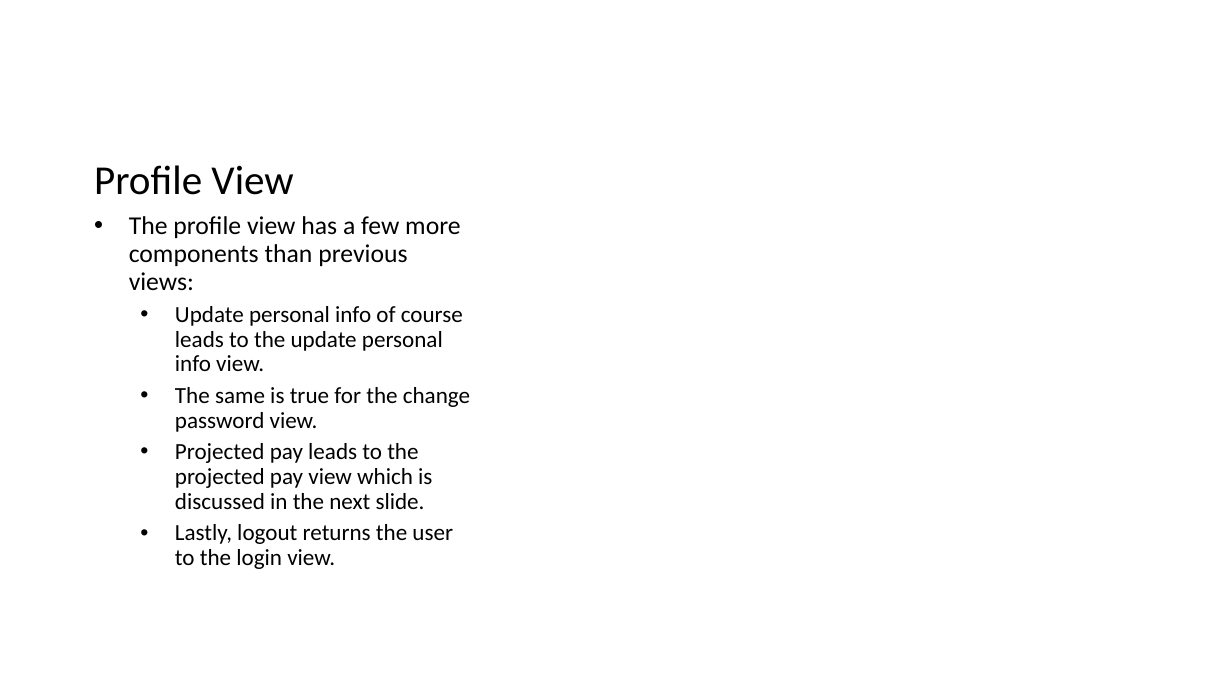
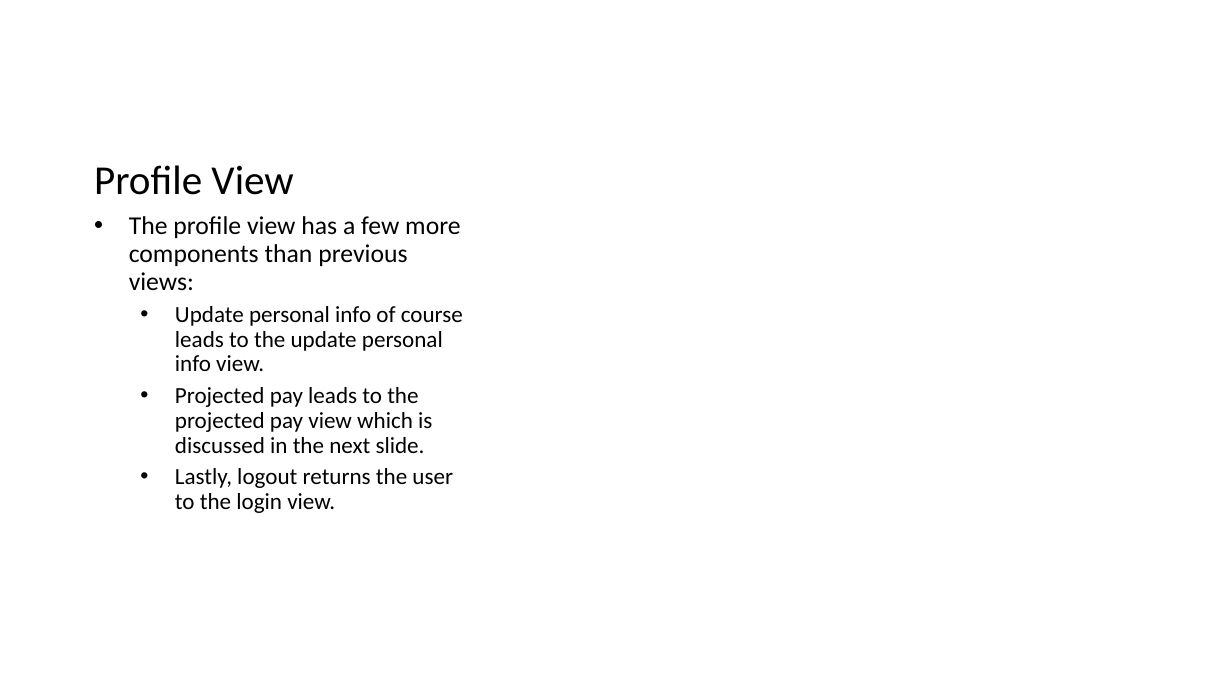
Before and after one commit to katiekalthoff/CupOJava, a slide deck: slide 7 of Apps final ppt.pptx. Drawn at 1232x693 pixels with LibreOffice and Linux fonts; fonts in the diff are those of the drawing. Boxes give left, top, right and bottom in pixels: in the first picture for what was removed or moved away, otherwise in the second. Text is boxed around its words. In the diff, an @@ line names an element or a change of style, - is before the commit and + after.

```diff
--- a/Apps final ppt.pptx
+++ b/Apps final ppt.pptx
@@ text at (175, 387, 470, 432): paragraph removed @@
-  • The same is true for the change password view.
```
Also in this commit, not shown: 2 other slides changed, 1 slide added, 2 slides removed.
